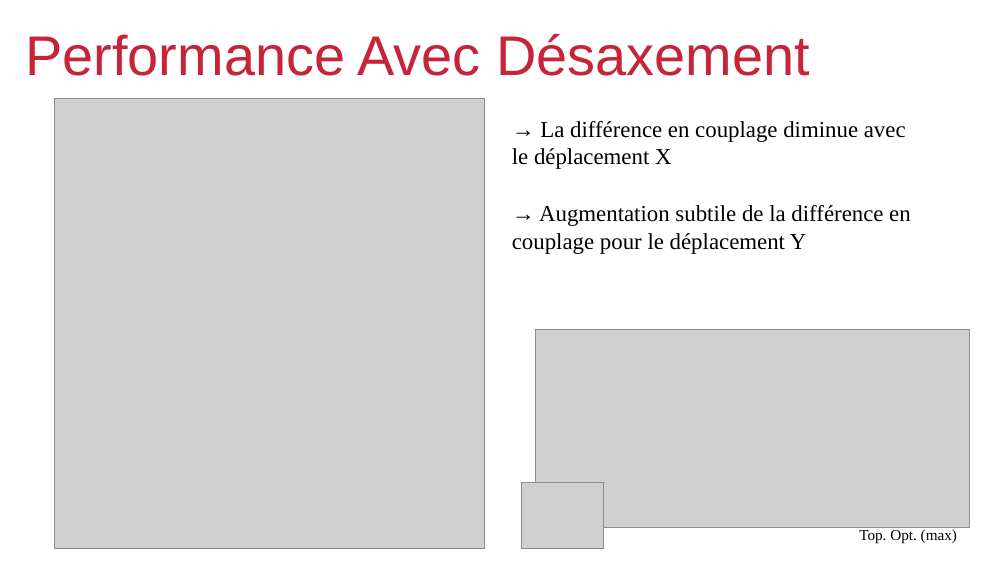
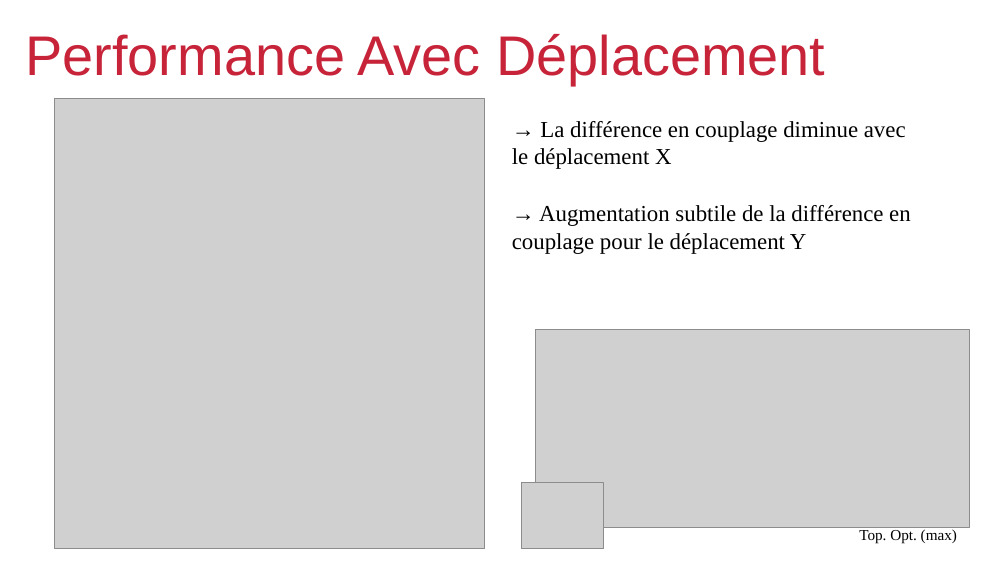
Before and after one commit to viniciustmoraes/COMSOL_simulations, a slide deck: slide 12 of Results/presentationResults.odp (slide 11 before the commit). Drawn at 1008x567 pixels with LibreOffice and Linux fonts; fonts in the diff are those of the drawing; grey boxes stand for pictures; background and template pictures are left out. Boxes give left, top, right and bottom in pixels: in the first picture for what was removed or moved away, otherwise in the second. Text is boxed around its words. In the diff, an @@ line names an element or a change of style, - is before the commit and + after.

```diff
--- a/Results/presentationResults.odp
+++ b/Results/presentationResults.odp
@@ title at [26, 34, 825, 85]: text changed @@
-Performance Avec Désaxement
+Performance Avec Déplacement
```
Also in this commit, not shown: 1 other slide changed, 1 slide added.
